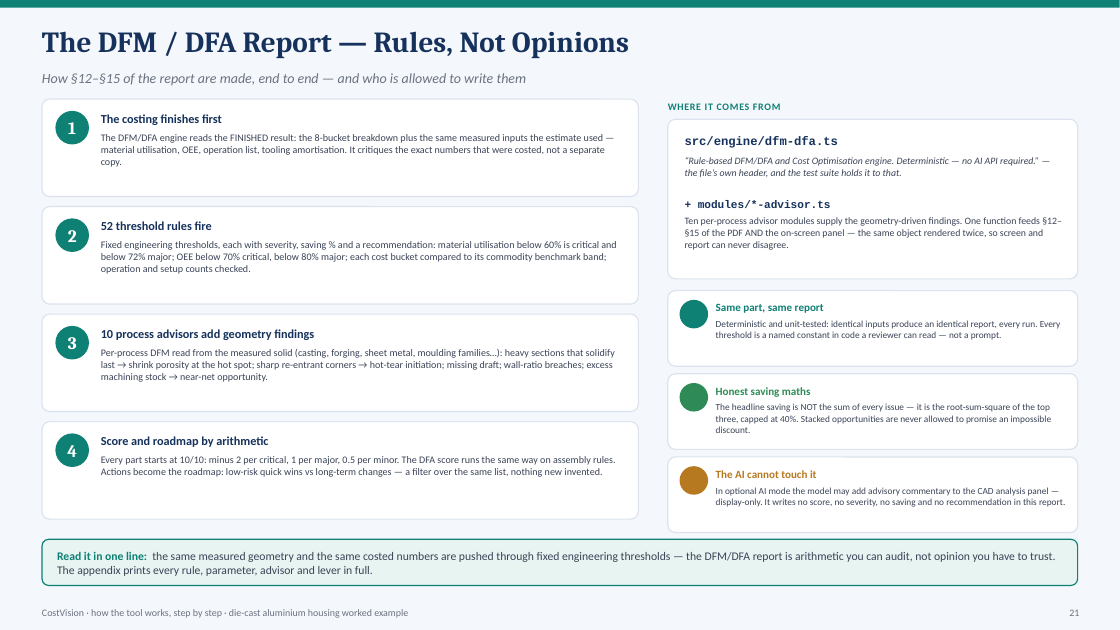
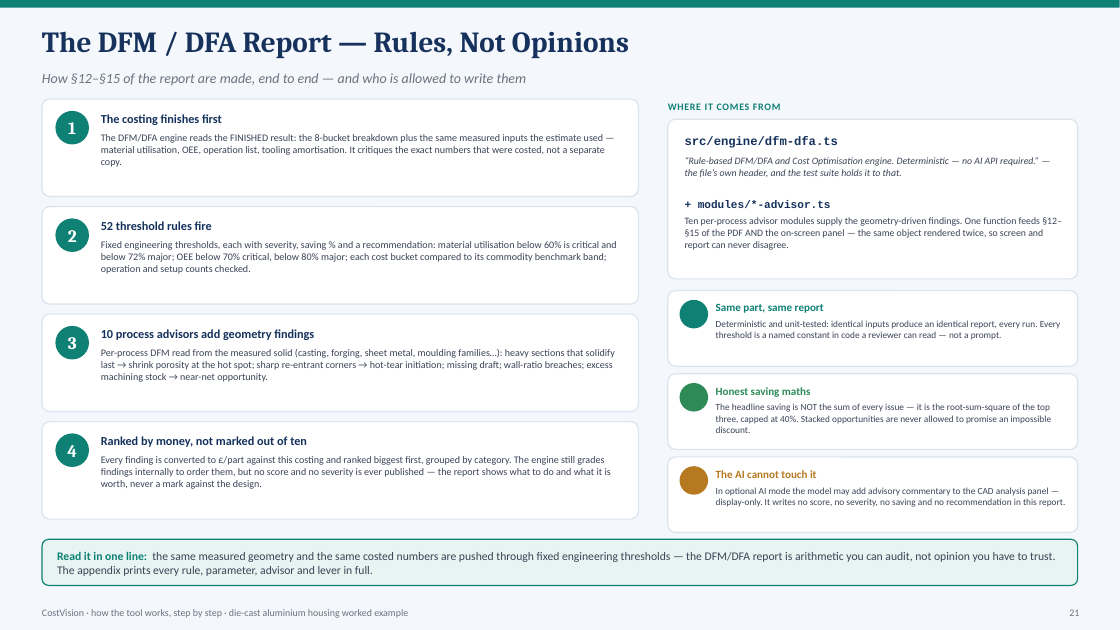
Before and after one commit to bhosaleavinash546/leamington-marathi, a slide deck: slide 21 of CostVision-Workflow-Explained.pptx. Drawn at 1120x630 pixels with LibreOffice and Linux fonts; fonts in the diff are those of the drawing; background and template pictures are left out. Boxes give left, top, right and bottom in pixels: in the first picture for what was removed or moved away, otherwise in the second. Text is boxed around its words. In the diff, an @@ line names an element or a change of style, - is before the commit and + after.

```diff
--- a/CostVision-Workflow-Explained.pptx
+++ b/CostVision-Workflow-Explained.pptx
@@ text at [101, 436, 307, 447]: text changed @@
-Score and roadmap by arithmetic
+Ranked by money, not marked out of ten
@@ text at [101, 456, 611, 489]: text changed @@
-Every part starts at 10/10: minus 2 per critical, 1 per major, 0.5 per minor. The DFA score runs the same way on assembly rules. Actions become the roadmap: low-risk quick wins vs long-term changes — a filter over the same list, nothing new invented.
+Every finding is converted to £/part against this costing and ranked biggest first, grouped by category. The engine still grades findings internally to order them, but no score and no severity is ever published — the report shows what to do and what it is worth, never a mark against the design.
```
Also in this commit, not shown: 4 other slides changed, 1 slide added, 17 other files.
